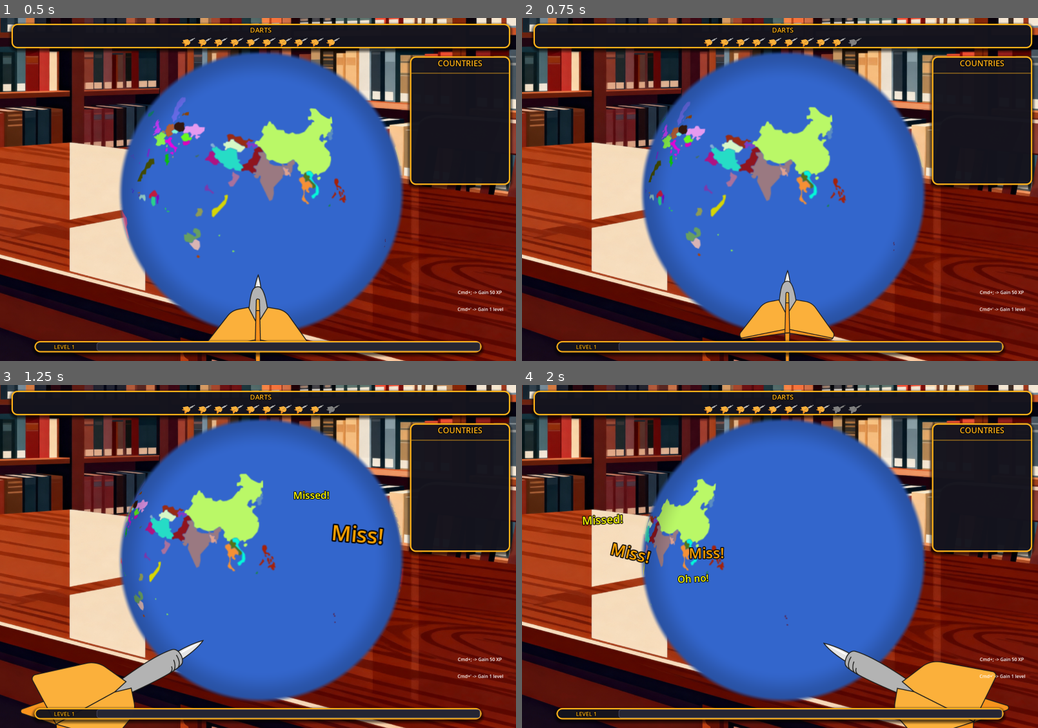
Above: before the commit, frames 1-4 (two rows, left to right).
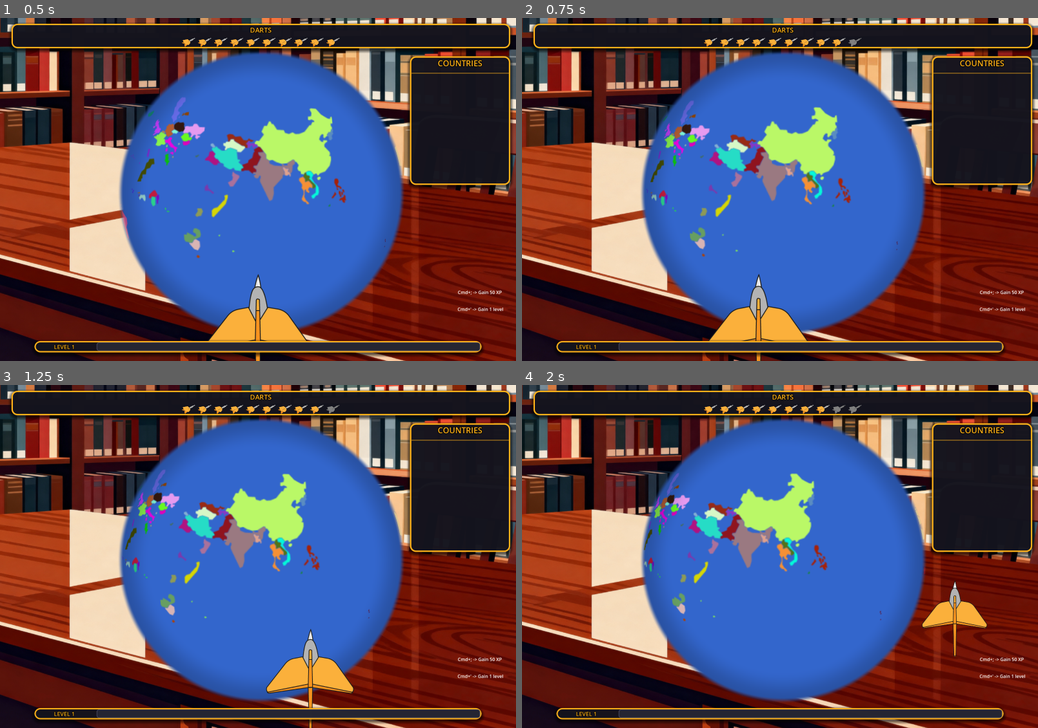
Above: after the commit, the same moments.

Repository: Balatzar/CountryCollector
Game: Godot game, scene res://Scenes/Game.tscn
Two runs of this game, one before a commit and one after it. Both use one fixed random seed, a clock stepped at 60 frames per second and the inputs below.
Inputs (mouse positions are in pixels of both pictures, inside the frame that each line leads up to):
- Up to frame 1 (0.5 s): no input
- Up to frame 2 (0.75 s): tap Enter at 0.5 s; move the mouse to (893, 172) at 0.52 s; tap 0 at 0.6 s; click (893, 172) at 0.67 s
- Up to frame 3 (1.25 s): tap Space at 0.77 s
- Up to frame 4 (2 s): move the mouse to (676, 573) at 1.27 s; tap 0 at 1.35 s; click (676, 573) at 1.42 s; tap Space at 1.52 s

Frame 1 is identical in both runs. In frame 2, 5.3% of the frame differs, in the area x 23-73%, y 24-100%; in frame 3, 11%, in the area x 4-79%, y 24-100%; in frame 4, 10%.

Commit message:
Big offset

Diff:
--- a/GameState.gd
+++ b/GameState.gd
@@ -73,6 +73,7 @@
 
 func _ready() -> void:
 	_apply_custom_cursor()
+	# Engine.time_scale = 0.2
 
 func _apply_custom_cursor() -> void:
 	# Prefer cursor.png, fallback to pointer.png if not present
--- a/Scenes/rotating_static_map.gd
+++ b/Scenes/rotating_static_map.gd
@@ -29,6 +29,14 @@
 
 # Track if current dart hit a country (reset on each throw)
 var dart_hit_country: bool = false
+
+# Store click position and time for delayed country detection
+var pending_click_position: Vector2 = Vector2.ZERO
+var click_time: float = 0.0
+
+# Debug markers
+var click_marker: ColorRect = null
+var hit_marker: ColorRect = null
 
 # Notification colors
 const COLOR_HIT = Color.LIGHT_GREEN
@@ -107,10 +115,57 @@
 func _on_dart_thrown() -> void:
 	# Reset hit tracking for new dart
 	dart_hit_country = false
+	Engine.time_scale = 0.2
 
 
 func _on_dart_landed() -> void:
-	# Collect the pending country when dart lands
+	Engine.time_scale = 1
+	# Calculate the scroll offset that occurred during dart flight
+	var landing_time: float = Time.get_ticks_msec() / 1000.0
+	var elapsed_real_time: float = landing_time - click_time
+
+	# Account for Engine.time_scale - the dart flight was slowed down by time_scale
+	# So the actual game time elapsed is: real_time * time_scale
+	var elapsed_game_time: float = elapsed_real_time * 0.2  # time_scale was 0.2 during flight
+
+	# Calculate how far the globe scrolled during dart flight (in unscaled space)
+	var scroll_distance: float = scroll_speed * elapsed_game_time
+
+	# Account for the scale factor when converting to viewport space
+	var scaled_scroll_distance: float = scroll_distance * world_scroller.scale.x
+
+	# The globe moved left (scroll_distance), so we need to adjust coordinates:
+	# - Visual markers: shift LEFT to show where things were/are relative to current globe position
+	# - Hit detection: shift RIGHT to compensate for the globe's leftward movement
+	var adjusted_position: Vector2 = pending_click_position + Vector2(scaled_scroll_distance, 0)
+
+	print("[RotatingMap] Dart landed after ", elapsed_real_time, "s real time (", elapsed_game_time, "s game time). Scroll distance: ", scroll_distance, " (scaled: ", scaled_scroll_distance, ")")
+	print("[RotatingMap] Original click: ", pending_click_position, " -> Adjusted position: ", adjusted_position)
+
+	# Show debug markers - offset LEFT to show where they are relative to current globe position
+	_show_debug_marker(pending_click_position - Vector2(scaled_scroll_distance, 0), true)  # Red for original click (drifted left)
+	_show_debug_marker(adjusted_position - Vector2(scaled_scroll_distance, 0), false)  # Green for where hit detection happens (under cursor)
+
+	# Now detect the country at the adjusted position
+	var vp := get_viewport()
+	var img: Image = vp.get_texture().get_image()
+	if not img.is_empty():
+		var viewport_rect = vp.get_visible_rect()
+
+		# Map adjusted position to texture coordinates
+		var uv = adjusted_position / viewport_rect.size
+		var px := Vector2i(uv * Vector2(img.get_width(), img.get_height()))
+
+		# Clamp to valid pixel range
+		if px.x >= 0 and px.y >= 0 and px.x < img.get_width() and px.y < img.get_height():
+			var color: Color = img.get_pixelv(px)
+			var country_id = GameState.get_country_by_color(color, 0.015)
+
+			if country_id != "":
+				print("[RotatingMap] Hit country at adjusted position: ", country_id)
+				GameState.pending_country = country_id
+
+	# Collect the pending country if found
 	if GameState.pending_country != "":
 		GameState.collect_country(GameState.pending_country)
 		GameState.pending_country = ""
@@ -122,6 +177,17 @@
 			await get_tree().create_timer(0.1).timeout
 			var fun_msg = FUN_FAIL_MESSAGES[randi() % FUN_FAIL_MESSAGES.size()]
 			GameState.show_notification(fun_msg, GameState.last_dart_position, COLOR_FUN)
+
+	is_paused = true
+
+
+func _input(event: InputEvent) -> void:
+	if event is InputEventKey and event.pressed and not event.echo:
+		# Cmd+; for XP (semicolon key)
+		if event.keycode == KEY_0 and event.meta_pressed:
+			is_paused = false
+			print("unpase")
+			get_viewport().set_input_as_handled()
 
 
 func _on_country_collected(country_id: String) -> void:
@@ -267,34 +333,10 @@
 
 func _unhandled_input(event: InputEvent) -> void:
 	if event is InputEventMouseButton and event.pressed and event.button_index == MOUSE_BUTTON_LEFT:
-			var vp := get_viewport()
-			var img: Image = vp.get_texture().get_image()  # CPU readback of the rendered frame
-			if img.is_empty():
-					return
-
-			# With viewport stretch mode, event.position is in viewport space (1800x1200)
-			# but we need to sample from the actual rendered texture
-			var mouse_pos = event.position
-			var viewport_rect = vp.get_visible_rect()
-
-			# Map mouse position to texture coordinates
-			# viewport_rect.size is the logical viewport size (1800x1200)
-			# img size is the actual texture size (should match)
-			var uv = mouse_pos / viewport_rect.size
-			var px := Vector2i(uv * Vector2(img.get_width(), img.get_height()))
-
-			# Clamp to valid pixel range
-			if px.x >= 0 and px.y >= 0 and px.x < img.get_width() and px.y < img.get_height():
-					var color: Color = img.get_pixelv(px)
-
-					# Use a higher tolerance to account for rendering differences
-					var country_id = GameState.get_country_by_color(color, 0.015)
-
-					if country_id != "":
-							print("Clicked country: ", country_id)
-							GameState.set_pending_country(country_id)
-					else:
-							print("No country found at color: ", color)
+			# Store the click position and time for later processing
+			pending_click_position = event.position
+			click_time = Time.get_ticks_msec() / 1000.0
+			print("[RotatingMap] Click stored at position: ", pending_click_position, " at time: ", click_time)
 
 
 func _on_rotation_speed_changed(_multiplier: float) -> void:
@@ -339,3 +381,34 @@
 	"""Update vertical drift amplitude based on current value from GameState"""
 	vertical_drift_amplitude = GameState.get_vertical_drift_amplitude()
 	print("[RotatingMap] Vertical drift amplitude updated to: ", vertical_drift_amplitude)
+
+
+func _show_debug_marker(position: Vector2, is_click: bool) -> void:
+	"""Show a colored debug marker at the specified position"""
+	var marker = ColorRect.new()
+	marker.size = Vector2(20, 20)
+	marker.position = position - marker.size / 2  # Center on position
+	marker.color = Color.RED if is_click else Color.GREEN
+	marker.z_index = 1000  # Draw on top of everything
+
+	# Add to the scene
+	add_child(marker)
+
+	# Store reference
+	if is_click:
+		if click_marker:
+			click_marker.queue_free()
+		click_marker = marker
+	else:
+		if hit_marker:
+			hit_marker.queue_free()
+		hit_marker = marker
+
+	# Auto-remove after 2 seconds
+	await get_tree().create_timer(2.0).timeout
+	if is_instance_valid(marker):
+		marker.queue_free()
+		if is_click and click_marker == marker:
+			click_marker = null
+		elif not is_click and hit_marker == marker:
+			hit_marker = null
